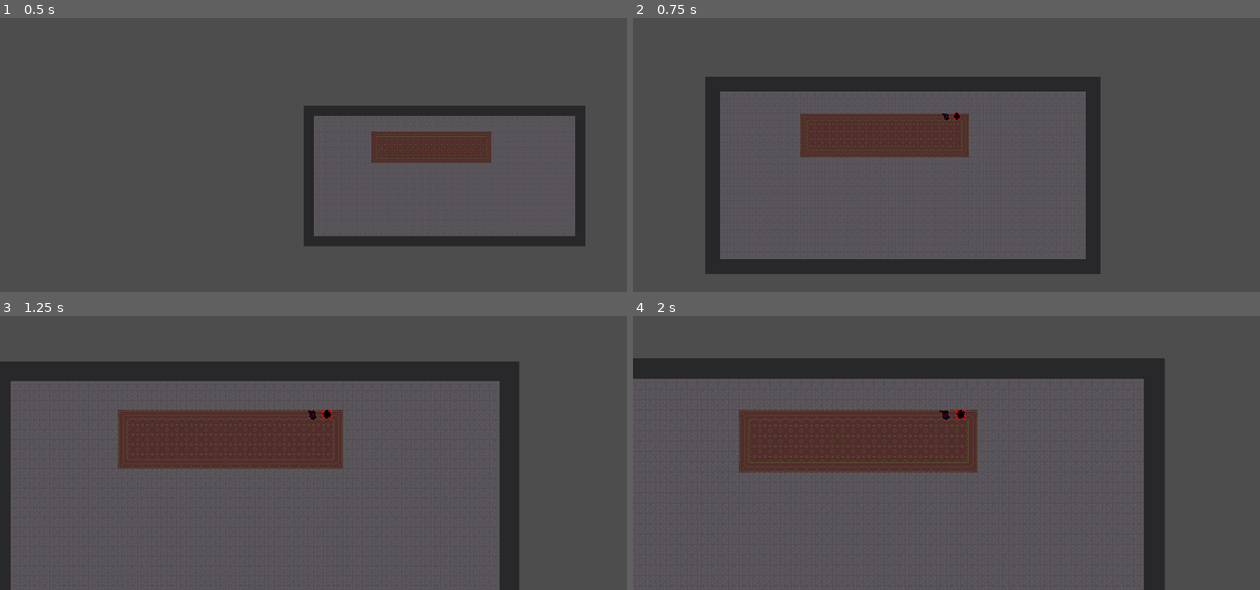
Above: before the commit, frames 1-4 (two rows, left to right).
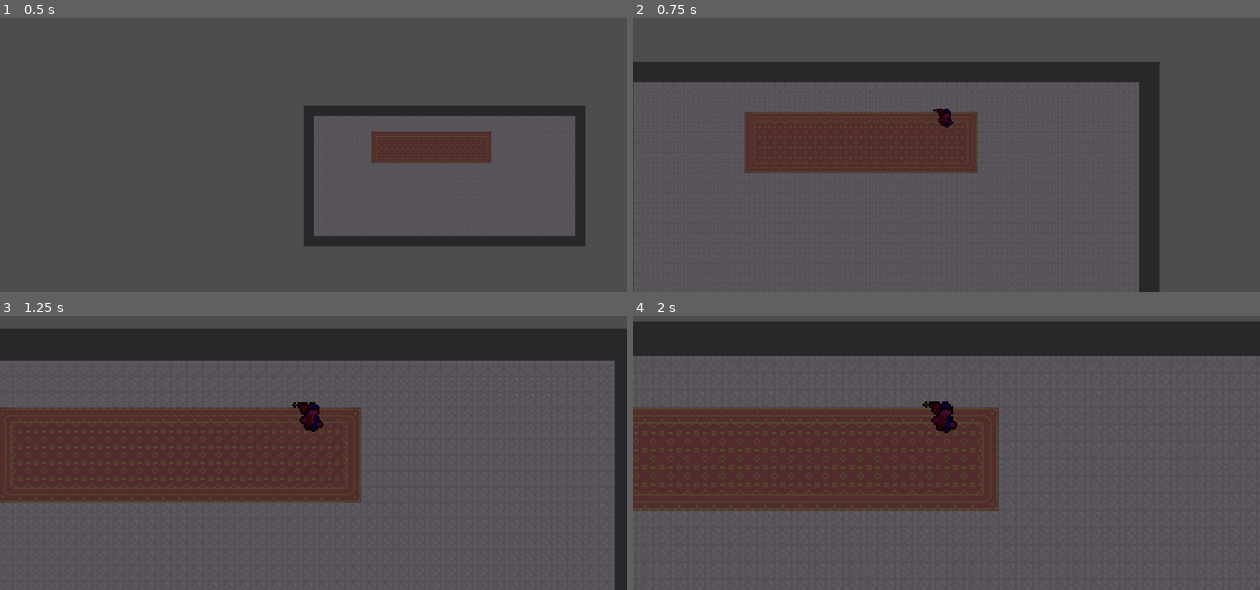
Above: after the commit, the same moments.

Repository: JK-Chapman/project-wizard
Game: Godot game, scene res://base_scene.tscn
Two runs of this game, one before a commit and one after it. Both use one fixed random seed, a clock stepped at 60 frames per second and the inputs below.
Inputs:
- Up to frame 1 (0.5 s): no input
- Up to frame 2 (0.75 s): tap Enter (start4) at 0.5, 0.6 s
- Up to frame 3 (1.25 s): no input
- Up to frame 4 (2 s): hold Backspace (back4) from 1.28 s (still down); tap Enter (start4) at 1.35 s

Frame 1 is identical in both runs. In frame 2, 21% of the frame differs, in the area x 0-84%, y 16-100%; in frame 3, 36%; in frame 4, 36%, in the area x 0-100%, y 2-100%.

Commit message:
Player work and initial missile setup

Diff:
--- /dev/null
+++ b/GameObjects/Enemies/TrackingMissile.tscn
@@ -0,0 +1,13 @@
+[gd_scene load_steps=2 format=3 uid="uid://bkfqordlhofmh"]
+
+[ext_resource type="Texture2D" uid="uid://bd8y3url0aq58" path="res://Assets/Placeholder/missile.png" id="1_m8geq"]
+
+[node name="Missile" type="Area2D"]
+collision_layer = 4
+collision_mask = 11
+
+[node name="MissileSprite" type="Sprite2D" parent="."]
+texture_filter = 1
+texture = ExtResource("1_m8geq")
+
+[node name="MissileHitbox" type="CollisionShape2D" parent="."]
--- /dev/null
+++ b/GameObjects/Enemies/TrackingSpinnyBlade.gd
@@ -0,0 +1,72 @@
+extends CharacterBody2D
+
+
+# Declare member variables here. Examples:
+# var a = 2
+# var b = "text"
+@export var steering_force = 20.0
+var damage = 1
+var speed = 150
+var max_speed = 250
+var acceleration = Vector2()
+var target = null
+var curr_target = null
+var hit_sound_fx = load("res://SoundEffects/flesh_hit.mp3")
+
+
+func start(pos, dir):
+	rotation = dir
+	position = pos
+	velocity = Vector2(speed, 0).rotated(rotation)
+
+func _ready():
+	set_random_target()
+
+func _physics_process(delta):
+	velocity = transform.x * speed
+	# Add: add velocity to steer to acceleration
+	acceleration += steer()
+	# Add: add the velocity plus the acceleration x delta value to the velocity
+	velocity += acceleration * delta
+	# Add: limit the length of the velocity vector so that it does not exceed the speed
+	position += velocity * delta
+	rotation = velocity.angle()
+
+func steer():
+	# Define as velocity to steer
+	var steering = Vector2()
+	# Define ideal velocity (direction x speed towards player character from current position)
+	var ideal_velocity = (target.position - position).normalized() * speed
+	# speed to steer = direction vector obtained by ideal_velocity - current_velocity x force to steer
+	steering = (ideal_velocity - velocity).normalized() * steering_force
+	# output velocity to steer
+	return steering
+
+func deflect(dir):
+	speed *= 1.2
+	if speed > max_speed: speed = max_speed
+	set_random_target()
+
+func set_random_target():
+	var p_dicts_copy = GameManager.player_dicts.duplicate(true)
+
+	# If curr_index is null, we just instantiated the object and need to set an initial target.
+	# This if statement excludes the current target if it exists.
+	if (curr_target != null):
+		p_dicts_copy.erase(curr_target)
+
+	var rand_index:int = randi() % p_dicts_copy.size()
+	curr_target = p_dicts_copy[rand_index]
+
+	target = get_parent().get_parent().get_node("Player" + str(curr_target[0]))
+
+func destroy():
+	GameManager.play_sound(hit_sound_fx)
+	queue_free()
+
+func _on_VisibilityNotifier2D_screen_exited():
+	queue_free()
+
+# Called every frame. 'delta' is the elapsed time since the previous frame.
+#func _process(delta):
+#	pass
--- a/GameObjects/Player/Player.gd
+++ b/GameObjects/Player/Player.gd
@@ -1,22 +1,32 @@
 extends CharacterBody2D
 
+# Spellpoint vars
+@onready var spell_anim_player = $PlayerSpellPoint/SpellPointSprite/SpellPointAnimPlayer
+var spell_blast_active = false
+
+# Consts
 const SPEED = 135
 const ROTATE_SPEED = 100
-var anim_dir = "L"
-var anim_mode = "Idle"
+
+# Player vars
+var player_anim_dir = "l"
+var player_anim_mode = "idle"
 var index
 
 
-func init(index):
-	self.index = index
+func init(_index):
+	self.index = _index
 	self.set_name("Player" + str(index))
 	get_node("PlayerSprite").self_modulate = GameManager.player_dicts[index][0]
 
 
-func _physics_process(delta):
+func _physics_process(_delta):
 	MovementLoop()
 	AimLoop()
+
+func _process(_delta):
 	AnimationLoop()
+	SpellAnimationLoop()
 
 
 func MovementLoop():
@@ -38,8 +48,20 @@
 func AimLoop():
 	var aim_dir = Input.get_vector("aim_left" + str(index), "aim_right" + str(index), "aim_up" + str(index), "aim_down" + str(index))
 	if aim_dir != Vector2.ZERO:
-		$PlayerSpellPoint.rotation = lerp_angle($PlayerSpellPoint.rotation, aim_dir.angle(), 0.5)
+		$PlayerSpellPoint.rotation = aim_dir.angle()
+		#lerp_angle($PlayerSpellPoint.rotation, aim_dir.angle(), 0.5)
 
 
 func AnimationLoop():
 	pass
+
+func SpellAnimationLoop():
+	var aim_dir = Input.get_vector("aim_left" + str(index), "aim_right" + str(index), "aim_up" + str(index), "aim_down" + str(index))
+	var spell_animation = "inactive"
+
+	if spell_blast_active:
+		spell_animation = "blast"
+	elif aim_dir != Vector2.ZERO && !spell_blast_active:
+		spell_animation = "cast"
+
+	spell_anim_player.play(spell_animation)
--- a/GameObjects/Player/Player.tscn
+++ b/GameObjects/Player/Player.tscn
@@ -1,12 +1,11 @@
-[gd_scene load_steps=25 format=3 uid="uid://cwtj7274tsgs"]
+[gd_scene load_steps=26 format=3 uid="uid://cwtj7274tsgs"]
 
 [ext_resource type="Texture2D" uid="uid://c2qaxypd3n6ym" path="res://Assets/AnimationSheets/JesterMoveset.png" id="1_h08ra"]
 [ext_resource type="Script" path="res://GameObjects/Player/Player.gd" id="1_wpc8h"]
-[ext_resource type="Texture2D" uid="uid://dgiiwke3ov8js" path="res://Assets/Placeholder/buzzsaw.png" id="3_sb3n3"]
+[ext_resource type="Texture2D" uid="uid://ciipxxf2dnmvh" path="res://Assets/Placeholder/wizardblast.png" id="3_0egyb"]
 
 [sub_resource type="CapsuleShape2D" id="CapsuleShape2D_fb4g0"]
-radius = 6.0
-height = 20.0
+height = 32.0
 
 [sub_resource type="AtlasTexture" id="AtlasTexture_520dx"]
 atlas = ExtResource("1_h08ra")
@@ -143,33 +142,136 @@
 "speed": 5.0
 }]
 
-[sub_resource type="AtlasTexture" id="AtlasTexture_6ixed"]
-atlas = ExtResource("3_sb3n3")
-region = Rect2(0, 0, 16, 16)
-
-[sub_resource type="SpriteFrames" id="SpriteFrames_8ynh3"]
-animations = [{
-"frames": [{
-"duration": 1.0,
-"texture": SubResource("AtlasTexture_6ixed")
-}],
-"loop": true,
-"name": &"default",
-"speed": 5.0
-}]
-
-[sub_resource type="CircleShape2D" id="CircleShape2D_72f4g"]
-radius = 15.0
+[sub_resource type="Animation" id="Animation_mo686"]
+resource_name = "blast"
+length = 0.5
+loop_mode = 1
+tracks/0/type = "value"
+tracks/0/imported = false
+tracks/0/enabled = true
+tracks/0/path = NodePath(".:visible")
+tracks/0/interp = 1
+tracks/0/loop_wrap = true
+tracks/0/keys = {
+"times": PackedFloat32Array(0),
+"transitions": PackedFloat32Array(1),
+"update": 1,
+"values": [true]
+}
+tracks/1/type = "value"
+tracks/1/imported = false
+tracks/1/enabled = true
+tracks/1/path = NodePath("Area2D/CollisionPolygon2D:disabled")
+tracks/1/interp = 1
+tracks/1/loop_wrap = true
+tracks/1/keys = {
+"times": PackedFloat32Array(0),
+"transitions": PackedFloat32Array(1),
+"update": 1,
+"values": [false]
+}
+tracks/2/type = "value"
+tracks/2/imported = false
+tracks/2/enabled = true
+tracks/2/path = NodePath(".:frame")
+tracks/2/interp = 1
+tracks/2/loop_wrap = true
+tracks/2/keys = {
+"times": PackedFloat32Array(0, 0.1, 0.2, 0.3, 0.4, 0.5),
+"transitions": PackedFloat32Array(1, 1, 1, 1, 1, 1),
+"update": 1,
+"values": [3, 4, 5, 4, 3, 4]
+}
+
+[sub_resource type="Animation" id="Animation_n247q"]
+resource_name = "inactive"
+length = 0.2
+loop_mode = 1
+tracks/0/type = "value"
+tracks/0/imported = false
+tracks/0/enabled = true
+tracks/0/path = NodePath("Area2D/CollisionPolygon2D:disabled")
+tracks/0/interp = 1
+tracks/0/loop_wrap = true
+tracks/0/keys = {
+"times": PackedFloat32Array(0),
+"transitions": PackedFloat32Array(1),
+"update": 1,
+"values": [true]
+}
+tracks/1/type = "value"
+tracks/1/imported = false
+tracks/1/enabled = true
+tracks/1/path = NodePath(".:visible")
+tracks/1/interp = 1
+tracks/1/loop_wrap = true
+tracks/1/keys = {
+"times": PackedFloat32Array(0),
+"transitions": PackedFloat32Array(1),
+"update": 1,
+"values": [false]
+}
+
+[sub_resource type="Animation" id="Animation_w8yow"]
+resource_name = "cast"
+length = 0.25
+loop_mode = 1
+tracks/0/type = "value"
+tracks/0/imported = false
+tracks/0/enabled = true
+tracks/0/path = NodePath(".:frame")
+tracks/0/interp = 1
+tracks/0/loop_wrap = true
+tracks/0/keys = {
+"times": PackedFloat32Array(0, 0.1, 0.2),
+"transitions": PackedFloat32Array(1, 1, 1),
+"update": 1,
+"values": [0, 1, 2]
+}
+tracks/1/type = "value"
+tracks/1/imported = false
+tracks/1/enabled = true
+tracks/1/path = NodePath("Area2D/CollisionPolygon2D:disabled")
+tracks/1/interp = 1
+tracks/1/loop_wrap = true
+tracks/1/keys = {
+"times": PackedFloat32Array(),
+"transitions": PackedFloat32Array(),
+"update": 1,
+"values": []
+}
+tracks/2/type = "value"
+tracks/2/imported = false
+tracks/2/enabled = true
+tracks/2/path = NodePath(".:visible")
+tracks/2/interp = 1
+tracks/2/loop_wrap = true
+tracks/2/keys = {
+"times": PackedFloat32Array(0),
+"transitions": PackedFloat32Array(1),
+"update": 1,
+"values": [true]
+}
+
+[sub_resource type="AnimationLibrary" id="AnimationLibrary_ontu1"]
+_data = {
+"blast": SubResource("Animation_mo686"),
+"cast": SubResource("Animation_w8yow"),
+"inactive": SubResource("Animation_n247q")
+}
 
 [node name="Player" type="CharacterBody2D"]
+collision_layer = 2
+collision_mask = 3
 script = ExtResource("1_wpc8h")
 
 [node name="PlayerHitbox" type="CollisionShape2D" parent="."]
-position = Vector2(-1, 1)
+position = Vector2(-2, 4)
 shape = SubResource("CapsuleShape2D_fb4g0")
 
 [node name="PlayerSprite" type="AnimatedSprite2D" parent="."]
 texture_filter = 1
+scale = Vector2(2, 2)
 sprite_frames = SubResource("SpriteFrames_4bd7b")
 animation = &"walk_right"
 speed_scale = 2.0
@@ -177,13 +279,25 @@
 [node name="PlayerSpellPoint" type="Node2D" parent="."]
 position = Vector2(-1, 1)
 
-[node name="SpellPointSprite" type="AnimatedSprite2D" parent="PlayerSpellPoint"]
+[node name="SpellPointSprite" type="Sprite2D" parent="PlayerSpellPoint"]
+light_mask = 2
+visibility_layer = 2
 texture_filter = 1
-position = Vector2(23, -1)
-sprite_frames = SubResource("SpriteFrames_8ynh3")
+position = Vector2(45, 1)
+rotation = 1.5708
+scale = Vector2(3.5, 3.5)
+texture = ExtResource("3_0egyb")
+hframes = 6
 
 [node name="Area2D" type="Area2D" parent="PlayerSpellPoint/SpellPointSprite"]
-position = Vector2(0, 1)
-
-[node name="CollisionShape2D" type="CollisionShape2D" parent="PlayerSpellPoint/SpellPointSprite/Area2D"]
-shape = SubResource("CircleShape2D_72f4g")
+position = Vector2(-0.333334, -1.66666)
+collision_layer = 8
+collision_mask = 4
+
+[node name="CollisionPolygon2D" type="CollisionPolygon2D" parent="PlayerSpellPoint/SpellPointSprite/Area2D"]
+polygon = PackedVector2Array(-7.16667, -5.83334, 7.83333, -5.83334, 7.83333, 2.5, 0.333334, 9.16666, -7.16667, 2.5)
+
+[node name="SpellPointAnimPlayer" type="AnimationPlayer" parent="PlayerSpellPoint/SpellPointSprite"]
+libraries = {
+"": SubResource("AnimationLibrary_ontu1")
+}
--- a/Tilemaps/base_tilemap.tscn
+++ b/Tilemaps/base_tilemap.tscn
@@ -97,9 +97,11 @@
 4:3/0 = 0
 4:3/0/physics_layer_0/linear_velocity = Vector2(0, 0)
 4:3/0/physics_layer_0/angular_velocity = 0.0
+4:3/0/physics_layer_0/polygon_0/points = PackedVector2Array(-8, -8, 8, -8, 8, 8, -8, 8)
 5:3/0 = 0
 5:3/0/physics_layer_0/linear_velocity = Vector2(0, 0)
 5:3/0/physics_layer_0/angular_velocity = 0.0
+5:3/0/physics_layer_0/polygon_0/points = PackedVector2Array(-8, -8, 8, -8, 8, 8, -8, 8)
 6:3/0 = 0
 6:3/0/physics_layer_0/linear_velocity = Vector2(0, 0)
 6:3/0/physics_layer_0/angular_velocity = 0.0
@@ -124,9 +126,11 @@
 3:4/0 = 0
 3:4/0/physics_layer_0/linear_velocity = Vector2(0, 0)
 3:4/0/physics_layer_0/angular_velocity = 0.0
+3:4/0/physics_layer_0/polygon_0/points = PackedVector2Array(-8, -8, 8, -8, 8, 8, -8, 8)
 4:4/0 = 0
 4:4/0/physics_layer_0/linear_velocity = Vector2(0, 0)
 4:4/0/physics_layer_0/angular_velocity = 0.0
+4:4/0/physics_layer_0/polygon_0/points = PackedVector2Array(-8, -8, 8, -8, 8, 8, -8, 8)
 5:4/0 = 0
 5:4/0/physics_layer_0/linear_velocity = Vector2(0, 0)
 5:4/0/physics_layer_0/angular_velocity = 0.0
@@ -206,6 +210,7 @@
 [sub_resource type="TileSet" id="TileSet_pof2s"]
 uv_clipping = true
 physics_layer_0/collision_layer = 1
+physics_layer_0/collision_mask = 7
 sources/0 = SubResource("TileSetAtlasSource_sj4b6")
 
 [node name="TileMap" type="TileMap"]
--- a/base_scene.tscn
+++ b/base_scene.tscn
@@ -14,6 +14,7 @@
 layer_0/tile_data = PackedInt32Array(0, 0, 4, 65536, 0, 5, 131072, 0, 5, 196608, 0, 5, 262144, 0, 5, 327680, 0, 5, 3932 …(23161 unchanged characters)…
 
 [node name="ZoomCam" parent="." instance=ExtResource("3_mx0nm")]
+max_zoom = 0.3
 
 [node name="SpawnZone" type="Area2D" parent="."]
 
--- a/project.godot
+++ b/project.godot
@@ -194,3 +194,14 @@
 "deadzone": 0.5,
 "events": []
 }
+blast0={
+"deadzone": 0.5,
+"events": [Object(InputEventJoypadMotion,"resource_local_to_scene":false,"resource_name":"","device":0,"axis":5,"axis_value":1.0,"script":null)
+]
+}
+
+[layer_names]
+
+2d_physics/layer_1="walls"
+2d_physics/layer_2="player"
+2d_physics/layer_3="enemies"
Binary file added: Assets/Placeholder/missile.png
Not shown, added: Assets/Placeholder/missile.png.import
Binary file added: Assets/Placeholder/wizardblast.png
Not shown, added: Assets/Placeholder/wizardblast.png.import
